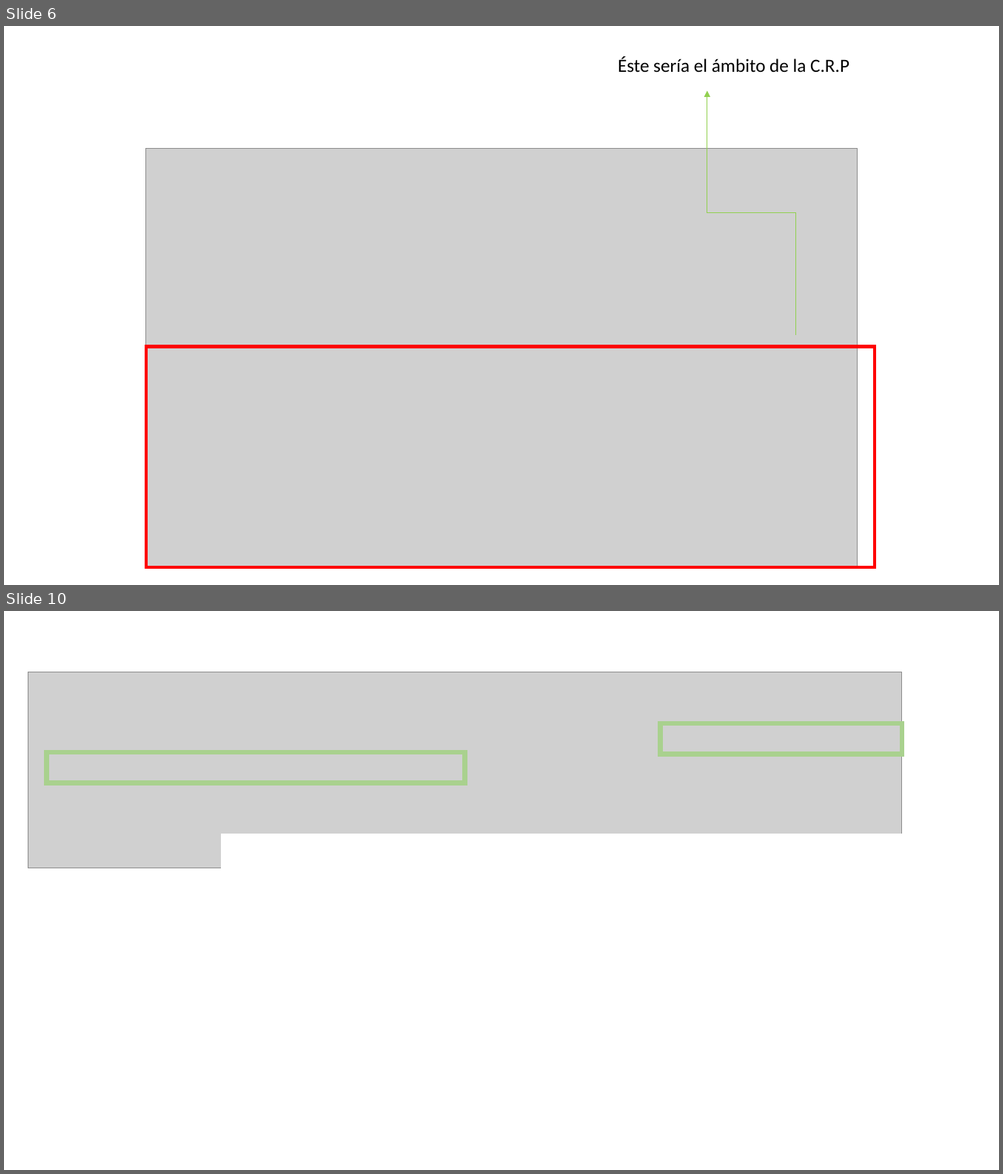
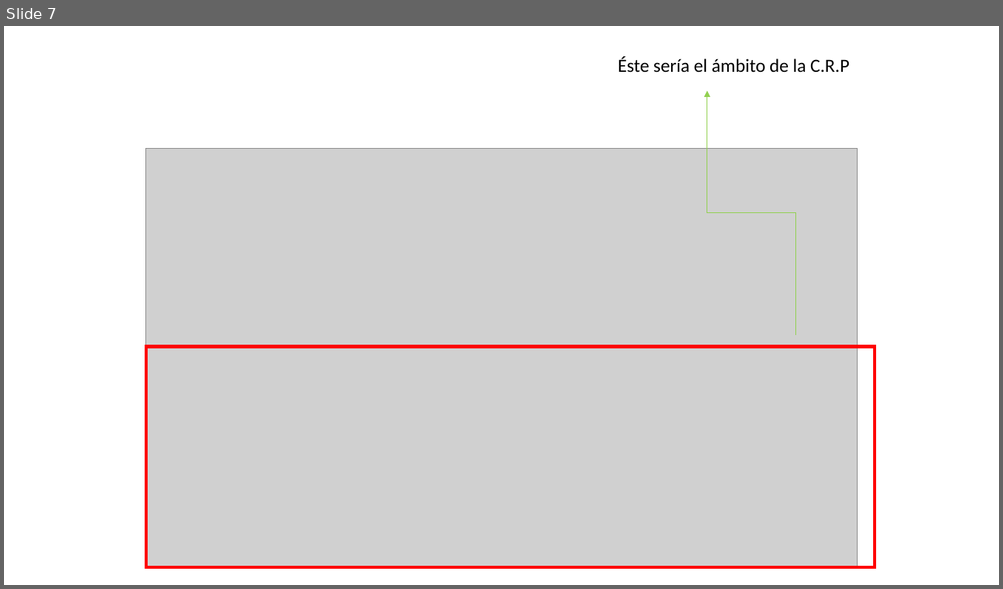
Before and after one commit to zaboltar/zaboltar.github.io, a slide deck: assets uarm/2023 1 UarmPCrit/Kant - ilustracion proyecto critico educacion.pptx. Shown one above the other, each under a label of ours: slides 6 and 10 before the commit, slide 7 after it; the slides between them are not shown. The pictures are 1003x1174 and 1003x589 pixels, drawn with LibreOffice and Linux fonts; fonts in the diff are those of the drawing; grey boxes stand for pictures. Boxes give left, top, right and bottom in pixels: in the first picture for what was removed or moved away, otherwise in the second. Text is boxed around its words. In the diff, an @@ line names an element or a change of style, - is before the commit and + after.

```diff
--- a/assets uarm/2023 1 UarmPCrit/Kant - ilustracion proyecto critico educacion.pptx
+++ b/assets uarm/2023 1 UarmPCrit/Kant - ilustracion proyecto critico educacion.pptx
@@ slide 10 removed at (4, 611, 999, 1170), background #FFFFFF @@
@@ picture removed at (28, 672, 902, 869) @@
@@ rectangle removed at (660, 723, 902, 755) @@
@@ rectangle removed at (46, 753, 465, 783) @@
@@ rectangle removed at (223, 836, 902, 869) @@
@@ what was slide 6 is now slide 7 @@
```
Also in this commit, not shown: 6 slides changed, 17 slides added, 4 other slides removed, 15 other files.
